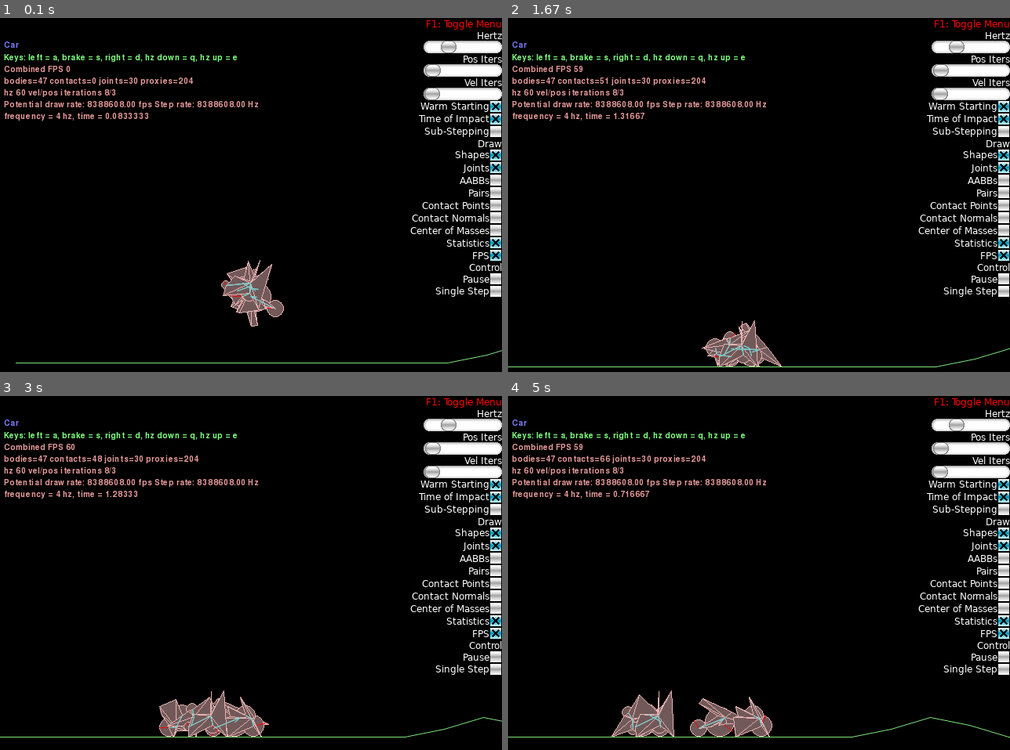
Above: before the commit, frames 1-4 (two rows, left to right).
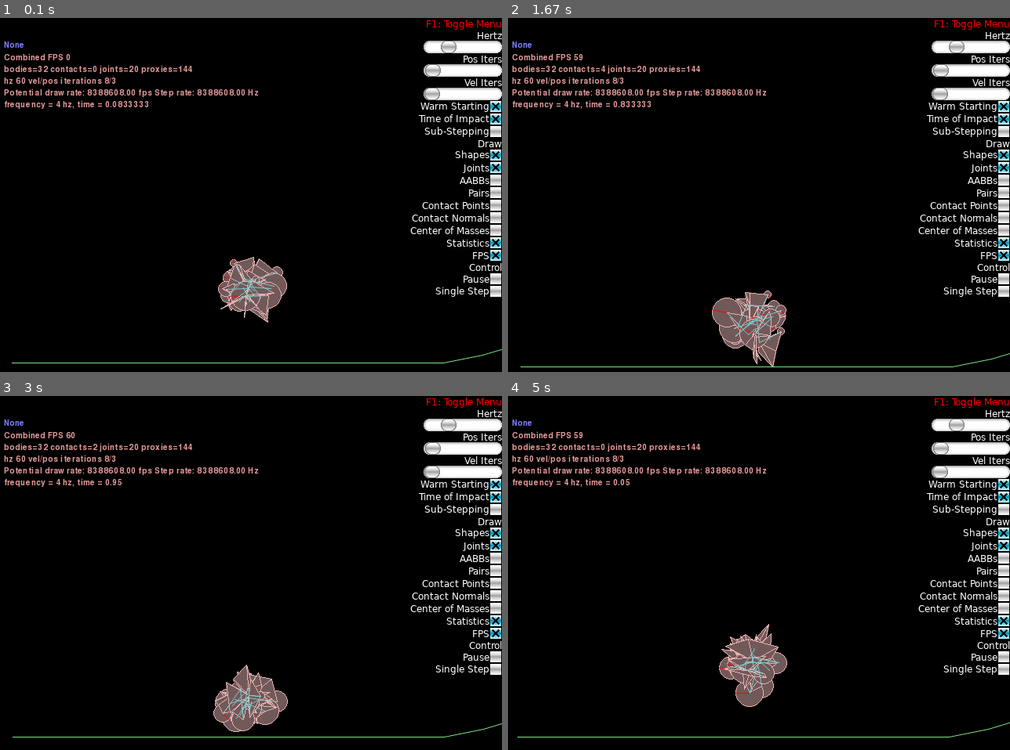
Above: after the commit, the same moments.

Repository: Arton1/BestCarAlgorithm
Game: pygame game, started from solution/car_algorithm.py
The game is run twice, just before and just after one commit, with the same random seed, the same clock (stepped at 60 frames per second) and the same inputs.
Inputs (mouse positions are in pixels of both pictures, inside the frame that each line leads up to):
- Up to frame 1 (0.1 s): no input
- Up to frame 2 (1.67 s): tap T at 0.33 s; hold Right 0.67-1.13 s; tap C at 0.82 s; click (548, 56) at 1.27 s; hold Up from 1.55 s (still down)
- Up to frame 3 (3 s): tap T at 1.7 s; release Up at 1.85 s; hold Right 1.88-2.35 s; tap C at 2.03 s; hold Left 2.38-2.92 s; hold Down from 2.95 s (still down)
- Up to frame 4 (5 s): tap T at 3.1, 4.27 s; release Down at 3.25 s; hold Left 3.28-3.68 s; tap C at 3.43, 4.93 s; hold Up 3.72-4.08 s; hold Right 4.12-4.75 s; hold Down from 4.78 s (still down)

The runs differ from the first frame. In frame 1, 4.2% of the frame differs, in the area x 0-100%, y 6-98%; in frame 2, 5.2%; in frame 3, 5.5%; in frame 4, 6.9%, in the area x 0-100%, y 6-97%.

Commit message:
implemented simulation supporting methods

Diff:
--- a/solution/car_algorithm.py
+++ b/solution/car_algorithm.py
@@ -24,67 +24,62 @@
 from .framework import (Framework, Keys, main)
 import time
 
-CAR_NUM = 5
+CAR_NUM = 10
 
 
-class World (Framework):
-    name = "Car"
-    description = "Keys: left = a, brake = s, right = d, hz down = q, hz up = e"
-    hz = 4
-    zeta = 0.7
-    speed = 50
-    bridgePlanks = 20
-
+# Creating first population and the track
+class World(Framework):
     def __init__(self):
         super(World, self).__init__()
         ground = track(self.world)
 
+        self.genes = []
+        for i in range(0, CAR_NUM):
+            self.genes.append(Genotype())
 
-        self.car, self.wheels, self.springs = [], [], []
-        genes = []
-        for i in range(0, CAR_NUM):
-            genes.append(Genotype())
-
-
-
-        for i in range(0, CAR_NUM):
-           self.car.append(car_from_geneotype(self.world, genes[i], offset=(10, 10))[0])
-           self.wheels.append(car_from_geneotype(self.world, genes[i], offset=(10,10))[1])
-           self.car.append(car_from_geneotype(self.world, genes[i], offset=(10,10))[2])
+        for gene in self.genes:
+            car_from_geneotype(self.world, Genotype(), offset=(10, 10))
 
         self.time_start = time.time()
 
+    # evaluates every genotype and deletes car objects
+    def stop_simulation(self):
+        j = 0
+        for i in range(2, 3 * CAR_NUM + 2, 3):
+            self.genes[j].evaluation = self.world.bodies[i].position[0]
+            j += 1
 
+        print(self.genes)
+        while len(self.world.bodies) > 2:
+            self.world.DestroyBody(self.world.bodies[2])
 
+    def create_generation(self):
+        for i in range(0, CAR_NUM):
+            car_from_geneotype(self.world, Genotype(), offset=(10, 10))
+        self.time_start = time.time()
 
     def Keyboard(self, key):
         if key == Keys.K_t:
-            self.time_start = time.time()
-        if key == Keys.K_a:
-            self.springs[0][1].motorSpeed = self.speed
-        elif key == Keys.K_s:
-            self.springs[0][1].motorSpeed = 0
-        elif key == Keys.K_d:
-            self.springs[0][1].motorSpeed = -self.speed
-        elif key in (Keys.K_q, Keys.K_e):
-            if key == Keys.K_q:
-                self.hz = max(0, self.hz - 1.0)
-            else:
-                self.hz += 1.0
-
-            for spring in self.springs:
-                spring.springFrequencyHz = self.hz
+            self.stop_simulation()
+        if key == Keys.K_c:
+            self.create_generation()
 
     def Step(self, settings):
         super(World, self).Step(settings)
 
-        x = 0
-        for i in range(0, 2*CAR_NUM, 2):
-            x = max(x, self.car[i].position.x)
+        x = 10
+        for i in range(2, 3 * CAR_NUM + 2, 3):
+            try:
+                x = max(x, self.world.bodies[i].position[0])
+            except IndexError:
+                x = 10
 
         self.viewCenter = (x, 20)
         self.Print("frequency = %g hz, time = %g" %
-                   (self.hz, time.time()-self.time_start))
+                   (4 , time.time() - self.time_start))
+
+    # TODO: genetic algorithm here
+
 
 if __name__ == "__main__":
     main(World)
--- a/solution/models/car.py
+++ b/solution/models/car.py
@@ -60,6 +60,7 @@
     wheels.append(wheel)
     springs.append(spring)
 
+
     wheel = world.CreateDynamicBody(
         position=(x_offset - 3, y_offset - wheel_radius - 0),
         fixtures=b2FixtureDef(
@@ -93,7 +94,7 @@
 
     for v in genotype.vectors:
         points.append((math.cos(v[0]) * v[1], math.sin(v[0]) * v[1]))
-    chassis = world.CreateDynamicBody(position=(x_offset, y_offset))
+    chassis = world.CreateDynamicBody(position=(x_offset, y_offset), userData = "car_chassis")
     for i in range(0, 10):
         chassis.CreatePolygonFixture(vertices=[(0, 0), points[i % 10], points[(i + 1) % 10]], groupIndex=-1, density=1,
                                      friction=0.3,
@@ -112,7 +113,8 @@
                 density= 1,
                 groupIndex=-1,
                 friction = wheel_friction[i]
-            )
+            ),
+            userData = "car_wheel"
         )
 
         spring = world.CreateWheelJoint(
--- a/solution/models/track.py
+++ b/solution/models/track.py
@@ -1,7 +1,8 @@
 from Box2D import (b2EdgeShape, b2FixtureDef, b2PolygonShape)
 def track(world):
     ground = world.CreateStaticBody(
-        shapes=b2EdgeShape(vertices=[(-20, 0), (20, 0)])
+        shapes=b2EdgeShape(vertices=[(-20, 0), (20, 0)]),
+        userData = "track"
     )
     x, y1, dx = 20, 0, 5
     vertices = [0, 0, 0, 1, 2.5, 1.5, 0, 0, 2, 5, 9, 7, 5, 0, -3, -2, 0, 3, 6, -10, 0, 0, 0]
